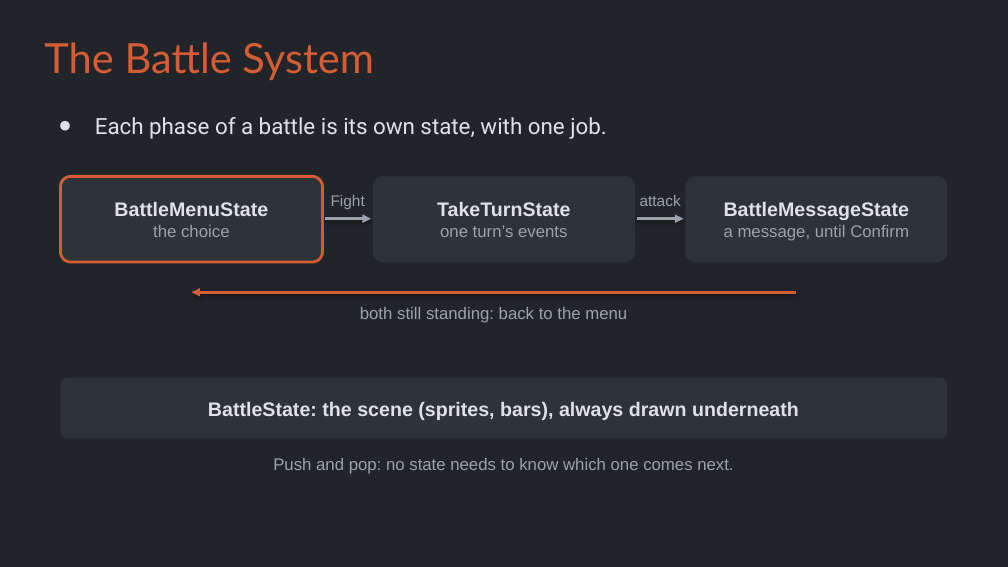
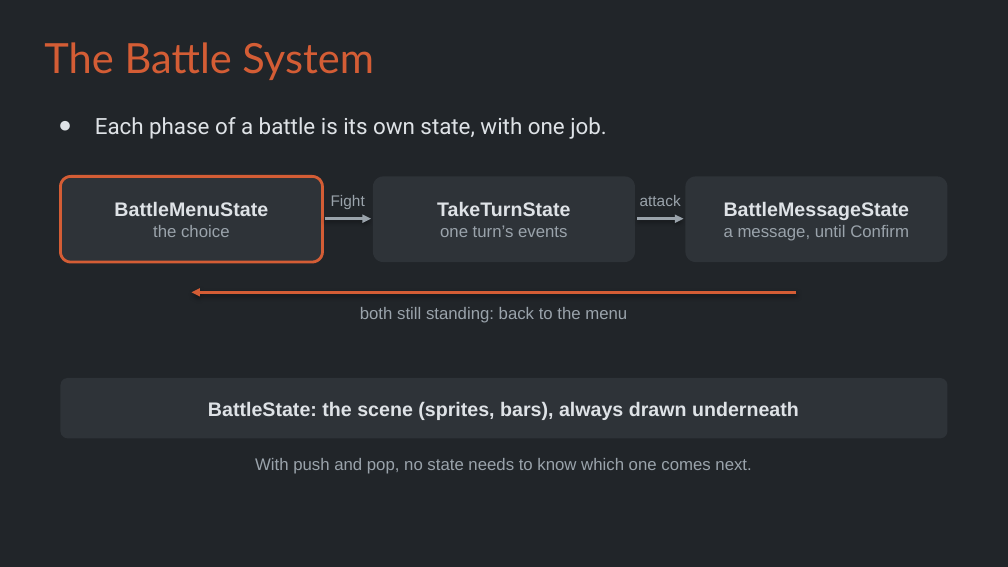
Before and after one commit to Metamate/gar, a slide deck: slide 23 of slides/10 Pokemon.pptx. Drawn at 1008x567 pixels with LibreOffice and Linux fonts; fonts in the diff are those of the drawing. Boxes give left, top, right and bottom in pixels: in the first picture for what was removed or moved away, otherwise in the second. Text is boxed around its words. In the diff, an @@ line names an element or a change of style, - is before the commit and + after.

```diff
--- a/slides/10 Pokemon.pptx
+++ b/slides/10 Pokemon.pptx
@@ text at (255, 458, 751, 474): text changed @@
-Push and pop: no state needs to know which one comes next.
+With push and pop, no state needs to know which one comes next.
```
Also in this commit, not shown: 4 other slides changed, 9 other files.
